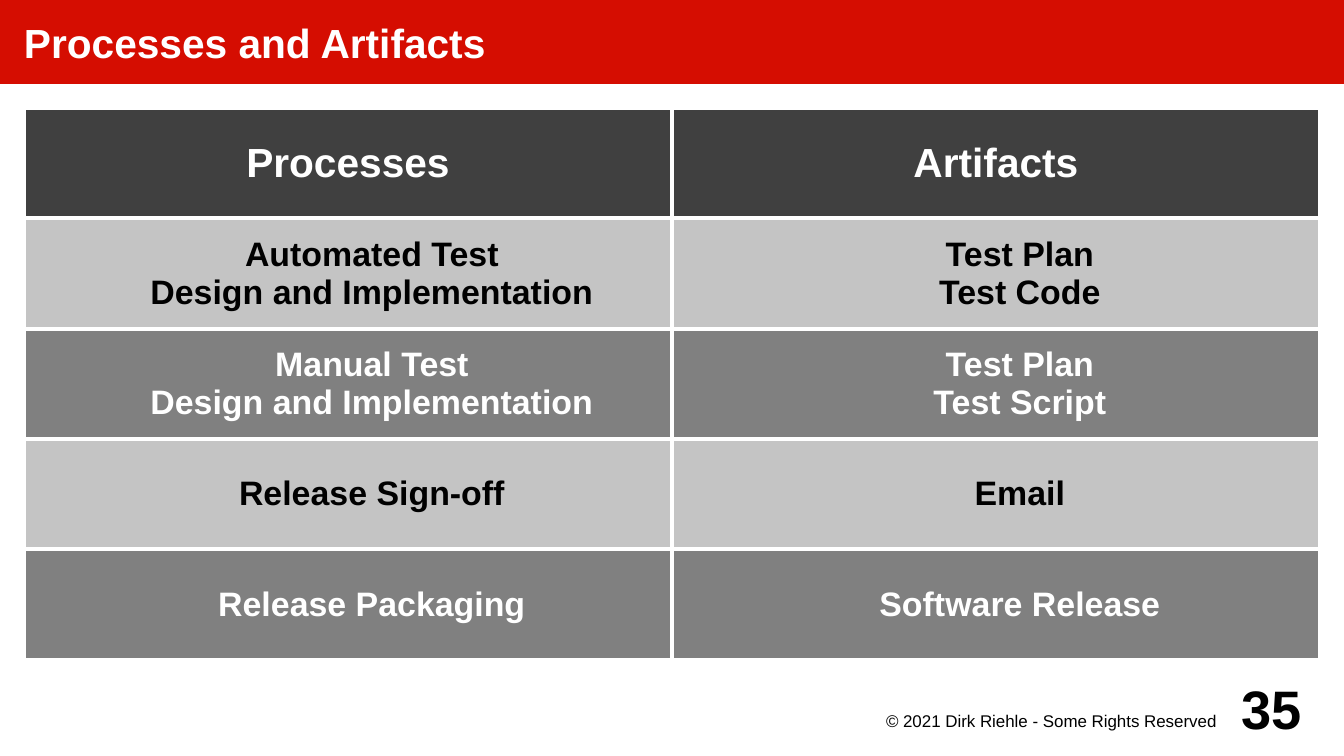
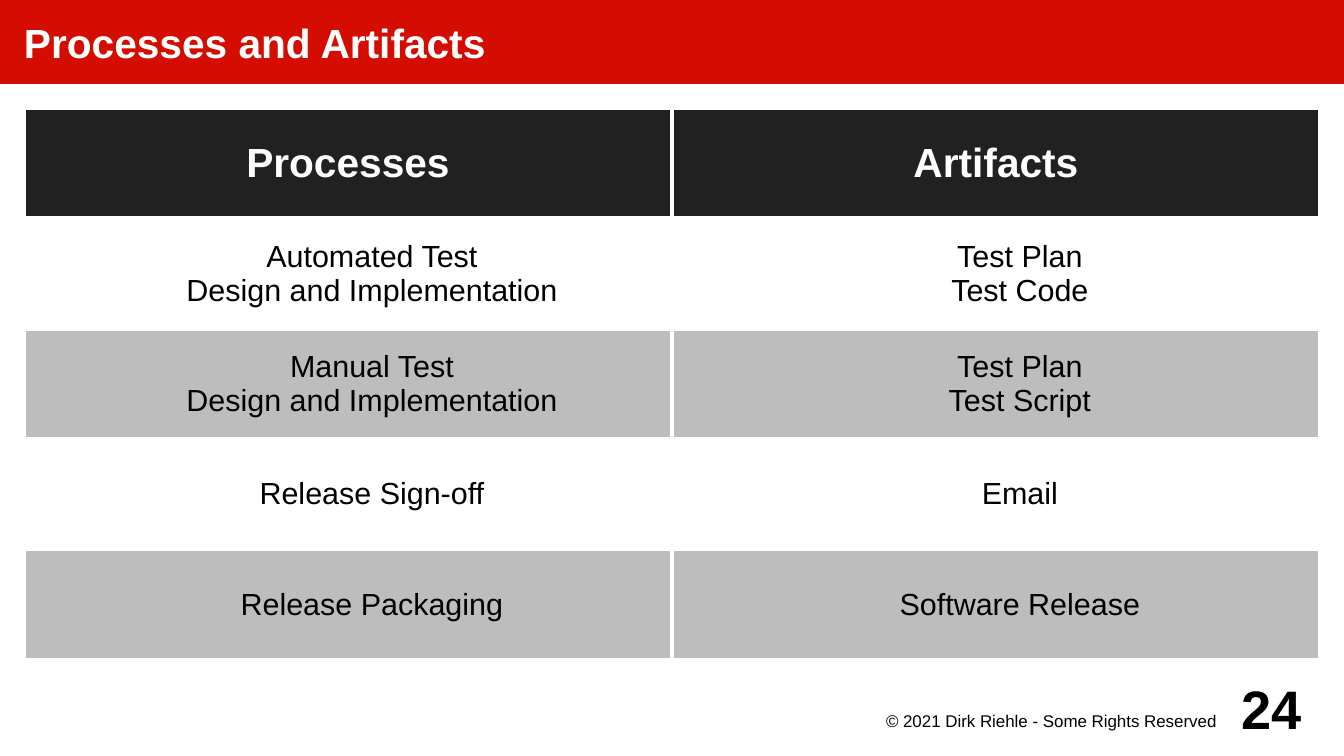
Before and after one commit to dirkriehle/amos-course, a slide deck: slide 24 of Lecture slides/AMOS C01 - Software Processes.odp (slide 35 before the commit). Drawn at 1344x756 pixels with LibreOffice and Linux fonts; fonts in the diff are those of the drawing. Boxes give left, top, right and bottom in pixels: in the first picture for what was removed or moved away, otherwise in the second. Text is boxed around its words. In the diff, an @@ line names an element or a change of style, - is before the commit and + after.

```diff
--- a/Lecture slides/AMOS C01 - Software Processes.odp
+++ b/Lecture slides/AMOS C01 - Software Processes.odp
@@ table at [24, 109, 1321, 661] @@
@@ fill #404040 to #212121 in row 1 @@
@@ fill #C4C4C4 to #FFFFFF in 4 cells @@
@@ fill #808080 to #BDBDBD in 4 cells @@
@@ size 20 to 18 pt, bold off in "Automated Test Design and Implementation", "Test Plan", "Test Code", "Manual Test" and 7 more places @@
@@ text colour #FFFFFF to #000000 in "Manual Test", "Design and Implementation", "Test Plan", "Test Script" and 2 more places @@
@@ borders changed @@
@@ page number at [1242, 691, 1302, 729]: text changed @@
-35
+24
```
Also in this commit, not shown: 11 other slides changed, 20 slides added, 7 slides removed, 18 other files.
